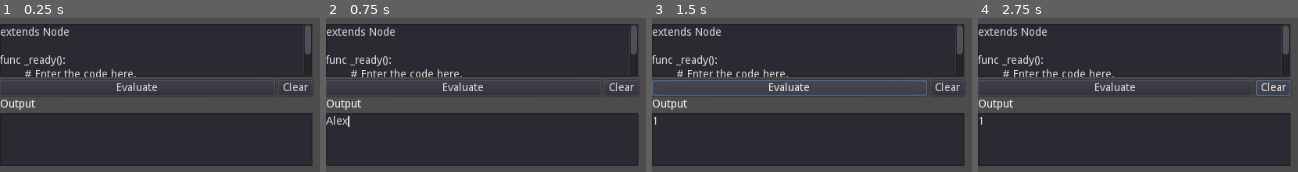
Above: before the commit, frames 1-4 (left to right).
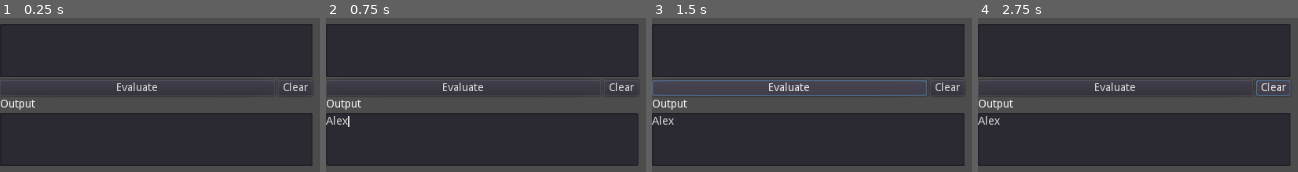
Above: after the commit, the same moments.

Repository: francogarcia/GD-REPL
Game: Godot game, scene res://source/main.tscn
Same seed, same stepped clock (60 frames per second), same inputs: the game is played once before the commit and once after it.
Inputs (mouse positions are in pixels of both pictures, inside the frame that each line leads up to):
- Up to frame 1 (0.25 s): no input
- Up to frame 2 (0.75 s): click (482, 139) at 0.52 s; type "Alex" at 0.6 s
- Up to frame 3 (1.5 s): click "Evaluate" at 1.25 s
- Up to frame 4 (2.75 s): click "Clear" at 2 s

The runs differ from the first frame. In frame 1, 2.3% of the frame differs, in the area x 0-98%, y 5-39%; in frame 2, 2.3%; in frame 3, 2.5%, in the area x 0-98%, y 5-70%; in frame 4, 2.5%.
Error after the commit: Parse Error: Expected identifier as member (res://source/repl.gd:91)

Commit message:
Basic session management between evaluation loops.

Diff:
--- a/GDScriptREPL/source/repl.gd
+++ b/GDScriptREPL/source/repl.gd
@@ -1,4 +1,9 @@
 extends VBoxContainer
+
+
+var m_Script = GDScript.new()
+var m_SessionData = {}
+
 
 
 func _ready():
@@ -6,28 +11,107 @@
 
 
 func clear():
-    $TextEditInput.text = "extends Node\n\nfunc _ready():\n\t\t# Enter the code here.\n\t\tprint(\"Hello, world!\")\n\t\treturn sin(PI / 2.0)"
+    $TextEditInput.text = "extends Node\n\n" + \
+                          "var x = 123\n" + \
+                          "var y = 321\n" + \
+                          "var f = 1.23456\n" + \
+                          "var s = \"the quick brown fox jumps over the lazy dog\"\n" + \
+                          "var a = [1, 2, 3]\n" + \
+                          "var d = {\"key\": 0}\n" + \
+                          "var n = null\n" + \
+                          "var n2\n" + \
+                          "var b = true\n" + \
+                          "var reloadCount = 0\n\n" + \
+                          "func foo():\n" +  \
+                          "\t\t# Enter the code here.\n" + \
+                          "\t\tprintt(\"reloadCount\", reloadCount)\n" + \
+                          "\t\treloadCount += 1\n" + \
+                          "\t\treturn sin(PI / 2.0)"
 
 
 func eval_string(codeString):
-    var script = GDScript.new()
-    script.source_code = codeString
-    var error = script.reload()
+    m_Script.source_code = codeString
+    var error = m_Script.reload(true) # TODO Read Godot's source to check how keep_state works.
     if (error != OK):
         $TextEditOutput.text = "[ERROR] Could not reload the input code."
         return
 
-    var instance = script.new()
+    var instance = m_Script.new()
     if (instance == null):
         $TextEditOutput.text = "[ERROR] Could not instance the input code."
         return
 
-    var result = instance.call("_ready")
+    restore_session_data(instance)
+
+    # print_members(instance)
+    # print_methods(instance)
+
+    var result = instance.call("foo")
     if (result == null):
         $TextEditOutput.text = "[INFO] Code either has failed or has not returned any value."
         return
 
+    save_session_data(instance)
+
     $TextEditOutput.text = str(result)
+
+
+func save_session_data(instance):
+    m_SessionData.clear()
+    var properties = instance.get_property_list()
+    for property in properties:
+        var name = property.name
+        var type = property.type
+        var usage = property.usage
+        var value = instance.get(name)
+        if (type == TYPE_NIL): # Although Flag 0 is TYPE_NIL, it seems to be used for all members.
+            if (usage == PROPERTY_USAGE_SCRIPT_VARIABLE): # All variables have Flag 8192.
+                m_SessionData[name] = value
+
+
+func restore_session_data(instance):
+    var properties = instance.get_property_list()
+    for property in properties:
+        var name = property.name
+        var type = property.type
+        var usage = property.usage
+        var value = instance.get(name)
+        if (name in m_SessionData):
+            instance.set(name, m_SessionData[name])
+
+
+func print_members(instance):
+    # printt(instance.x, funcref(instance, "foo").call_func())
+    var properties = instance.get_property_list()
+    print("Members")
+    printt("name", "type", "value", "class name", "hint", "hint string", "usage")
+    for property in properties:
+        var name = property.name
+        var type = property.type
+        var className = property.class_name
+        var hint = property.hint
+        var hintString = property.hint_string
+        var usage = property.usage
+        var value = instance.get(name)
+        if (type == TYPE_NIL): # Although Flag 0 is TYPE_NIL, it seems to be used for all members.
+            if (usage == PROPERTY_USAGE_SCRIPT_VARIABLE): # All variables have Flag 8192.
+                printt(name, type, value, className, hint, hintString, usage)
+
+
+func print_methods(instance):
+    var methods = instance.get_method_list()
+    var total = 0
+    print("Methods")
+    printt("name", "arguments", "flags")
+    for method in methods:
+        # args, default_args, flags, id, name, return: (class_name, hint, hint_string, name, type, usage).
+        var name = method.name
+        var arguments = method.args
+        var flags = method.flags
+        if (flags & METHOD_FLAG_FROM_SCRIPT): # Flag 64.
+            printt(name, arguments, flags)
+        # elif (flags & METHOD_FLAG_VIRTUAL):
+            # printt(name, arguments, flags)
 
 
 func _on_ButtonClear_pressed():
